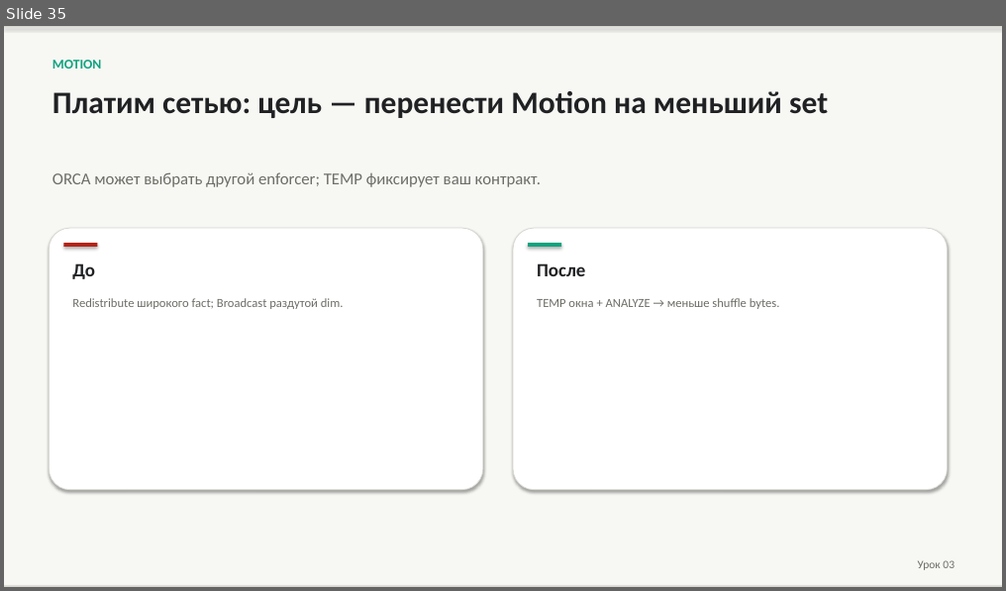
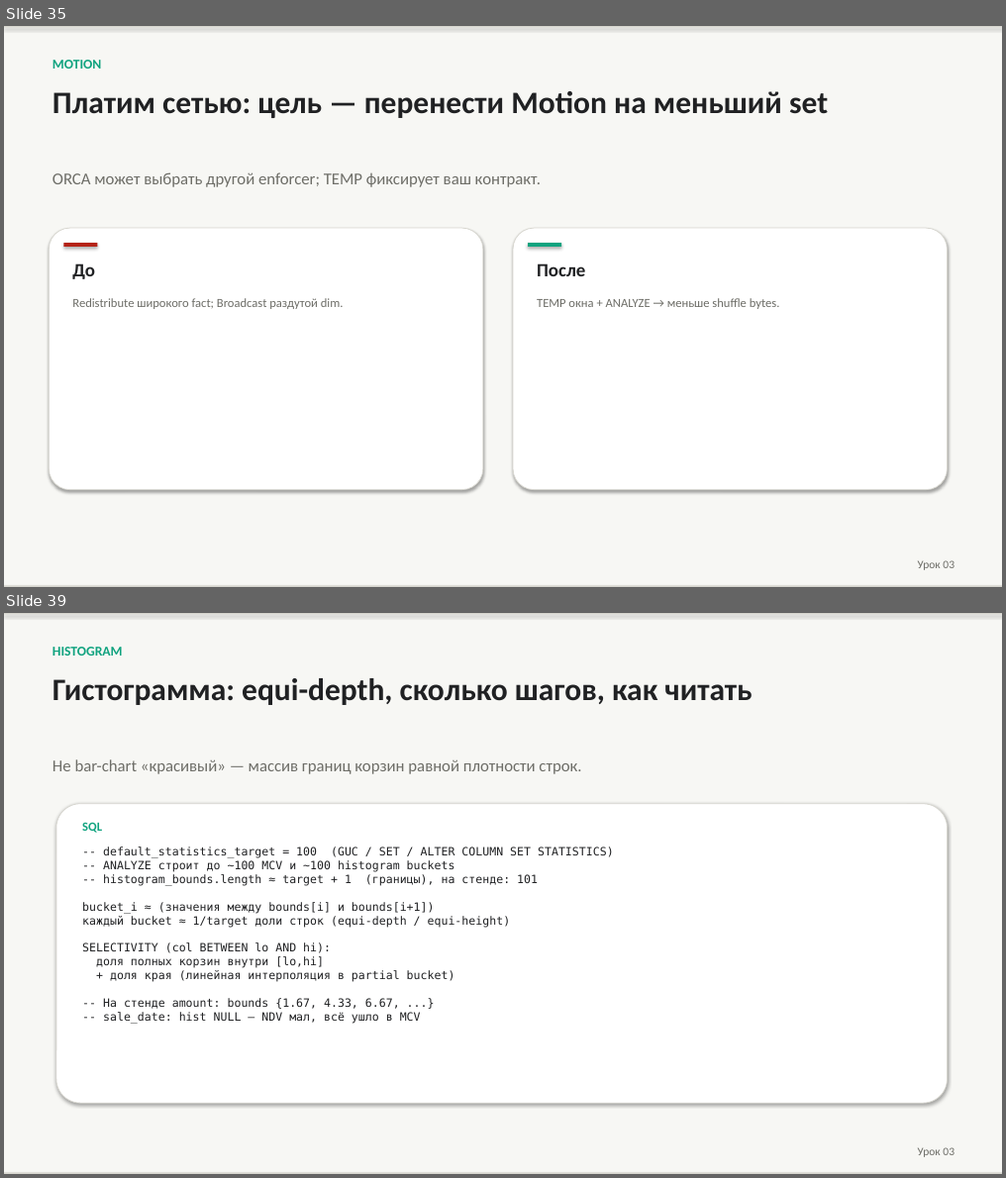
Before and after one commit to PaulKov/de-mentor, a slide deck: artifacts/greenplum-query-tuning-theory.pptx. Shown one above the other, each under a label of ours: slide 35 before the commit, slides 35 and 39 after it; the slides between them are not shown. The pictures are 1006x591 and 1006x1178 pixels, drawn with LibreOffice and Linux fonts; fonts in the diff are those of the drawing. Boxes give left, top, right and bottom in pixels: in the first picture for what was removed or moved away, otherwise in the second. Text is boxed around its words. In the diff, an @@ line names an element or a change of style, - is before the commit and + after.

```diff
--- a/artifacts/greenplum-query-tuning-theory.pptx
+++ b/artifacts/greenplum-query-tuning-theory.pptx
@@ slide 39 added at [4,613,1002,1174], background #FFFFFF @@
@@ rectangle added at [4,613,1002,1174], fill #F7F7F4 @@
@@ rectangle added at [4,613,1002,615], fill #D8D7D0 @@
@@ text added at [53,647,123,656], 13 pt, text #10A37F, bold @@
+HISTOGRAM
@@ text added at [53,678,751,705], 30 pt, text #202123, bold @@
+Гистограмма: equi-depth, сколько шагов, как читать
@@ text added at [53,760,581,774], 16 pt, text #6E6E68 @@
+Не bar-chart «красивый» — массив границ корзин равной плотности строк.
@@ rounded rectangle added at [56,804,947,1103], fill #FFFFFF, outline #D8D7D0 0.75 pt @@
@@ text added at [82,822,102,833], 12 pt, text #10A37F, bold @@
+SQL
@@ text added at [82,847,614,1024], 11 pt, text #202123 @@
+-- default_statistics_target = 100 (GUC / SET / ALTER COLUMN SET STATISTICS)
+-- ANALYZE строит до ~100 MCV и ~100 histogram buckets
+-- histogram_bounds.length ≈ target + 1 (границы), на стенде: 101
+bucket_i ≈ (значения между bounds[i] и bounds[i+1])
+каждый bucket ≈ 1/target доли строк (equi-depth / equi-height)
+SELECTIVITY (col BETWEEN lo AND hi):
+доля полных корзин внутри [lo,hi]
++ доля края (линейная интерполяция в partial bucket)
+-- На стенде amount: bounds {1.67, 4.33, 6.67, ...}
+-- sale_date: hist NULL — NDV мал, всё ушло в MCV
@@ rectangle added at [4,1173,1002,1174], fill #D8D7D0 @@
@@ text added at [918,1148,954,1157], 11 pt, text #6E6E68 @@
+Урок 03
```
Also in this commit, not shown: 4 slides changed, 11 other slides added, 2 slides removed, 38 other files.
